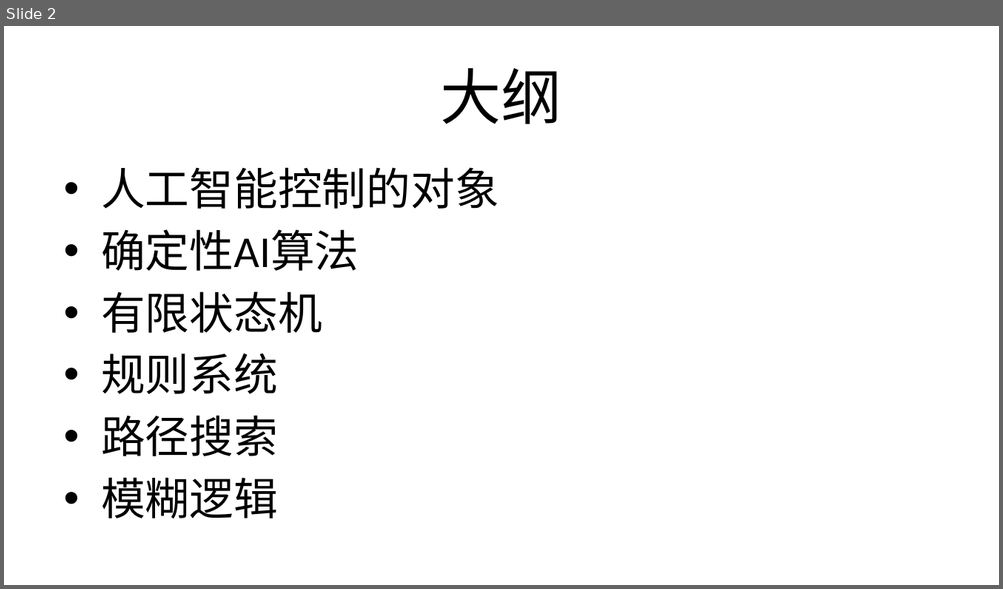
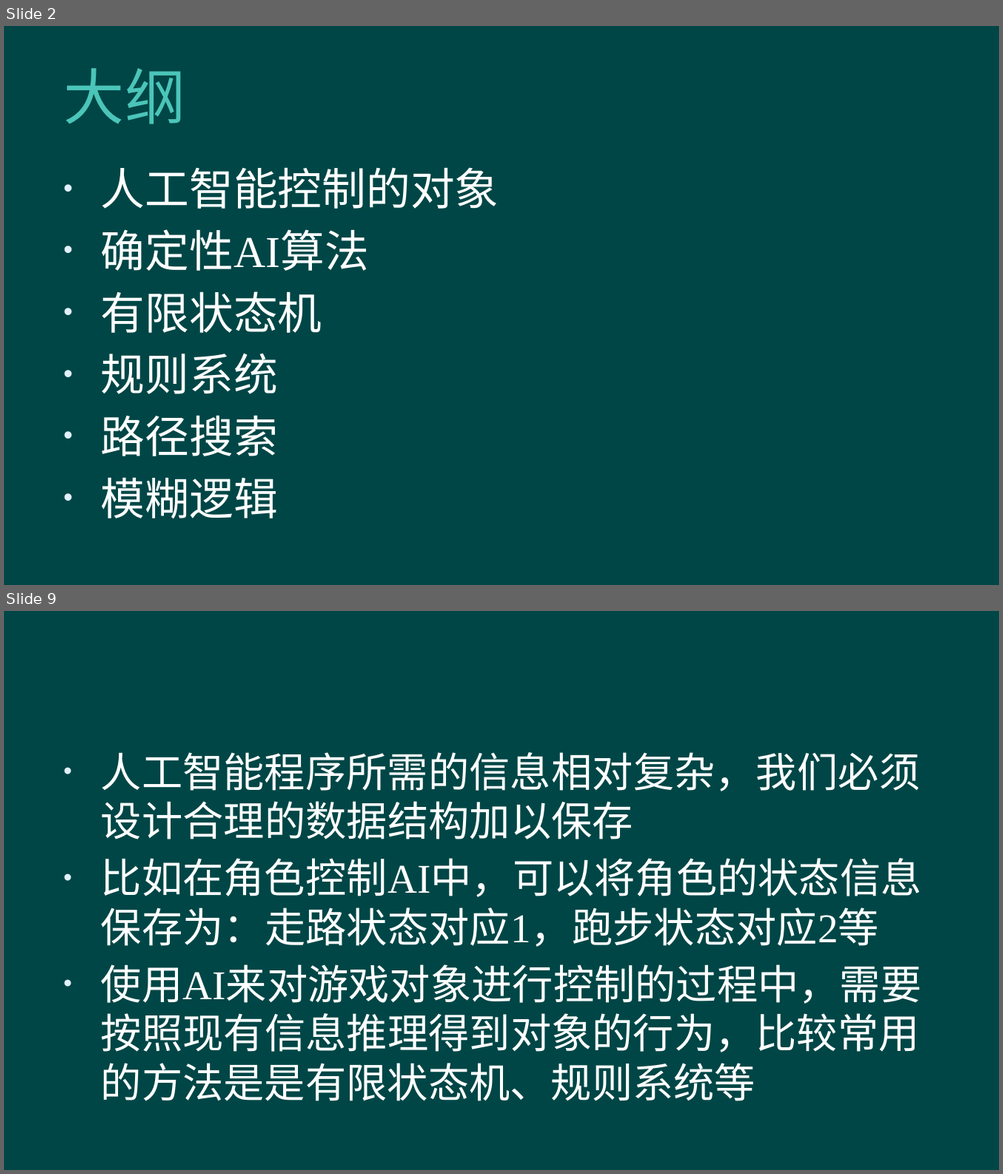
Before and after one commit to hanhonglei/Course_GameEngine, a slide deck: Slides/Principle/13 人工智能/13 人工智能.pptx. Shown one above the other, each under a label of ours: slide 2 before the commit, slides 2 and 9 after it; the slides between them are not shown. The pictures are 1003x589 and 1003x1174 pixels, drawn with LibreOffice and Linux fonts; fonts in the diff are those of the drawing; background and template pictures are left out. Boxes give left, top, right and bottom in pixels: in the first picture for what was removed or moved away, otherwise in the second. Text is boxed around its words. In the diff, an @@ line names an element or a change of style, - is before the commit and + after.

```diff
--- a/Slides/Principle/13 人工智能/13 人工智能.pptx
+++ b/Slides/Principle/13 人工智能/13 人工智能.pptx
@@ slide 9 added at <box>4,611,999,1170</box>, background #004646 @@
@@ text added at <box>101,752,922,1102</box>, 29.6 pt, text #FFFFFF @@
+• 人工智能程序所需的信息相对复杂，我们必须设计合理的数据结构加以保存
+• 比如在角色控制AI中，可以将角色的状态信息保存为：走路状态对应1，跑步状态对应2等
+• 使用AI来对游戏对象进行控制的过程中，需要按照现有信息推理得到对象的行为，比较常用的方法是是有限状态机、规则系统等
@@ slide 2 changed as well @@
@@ background #FFFFFF to #004646 @@
@@ title "大纲" at <box>63,68,185,124</box>: text colour #000000 to #4BC5B9, letter spacing 0 to 0.5 pt; alignment centre to left @@
@@ text "人工智能控制的对象" at <box>101,167,499,519</box>: font Calibri to Times New Roman, text colour #000000 to #FFFFFF @@
```
Also in this commit, not shown: 1 other slide changed, 83 other slides added, 53 other files.
